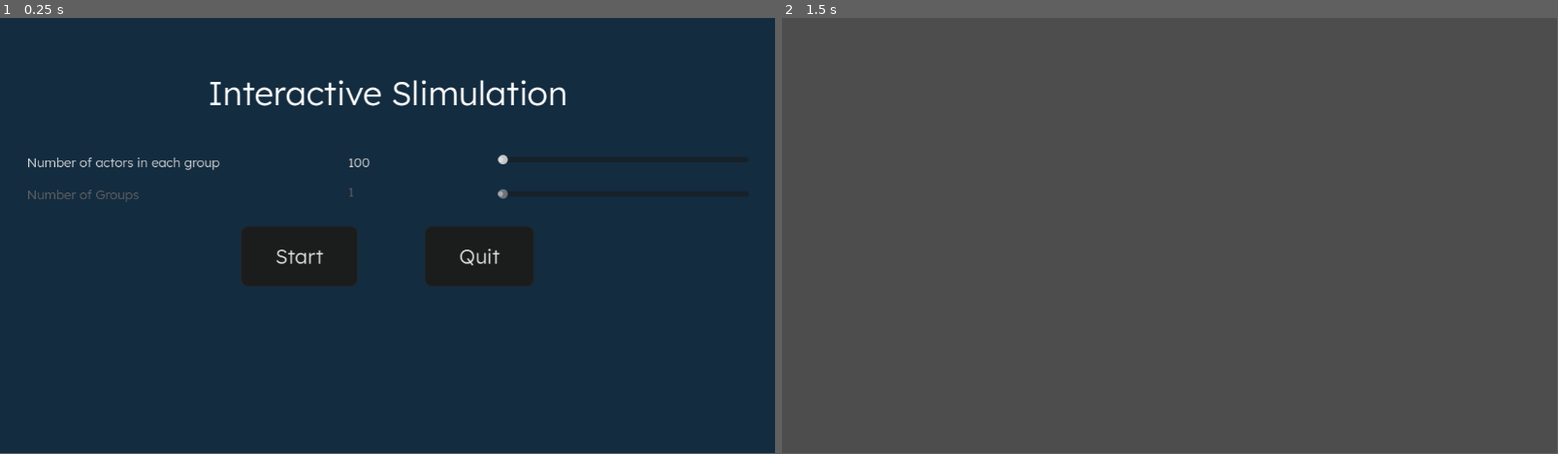
Above: before the commit, frames 1-2 (left to right).
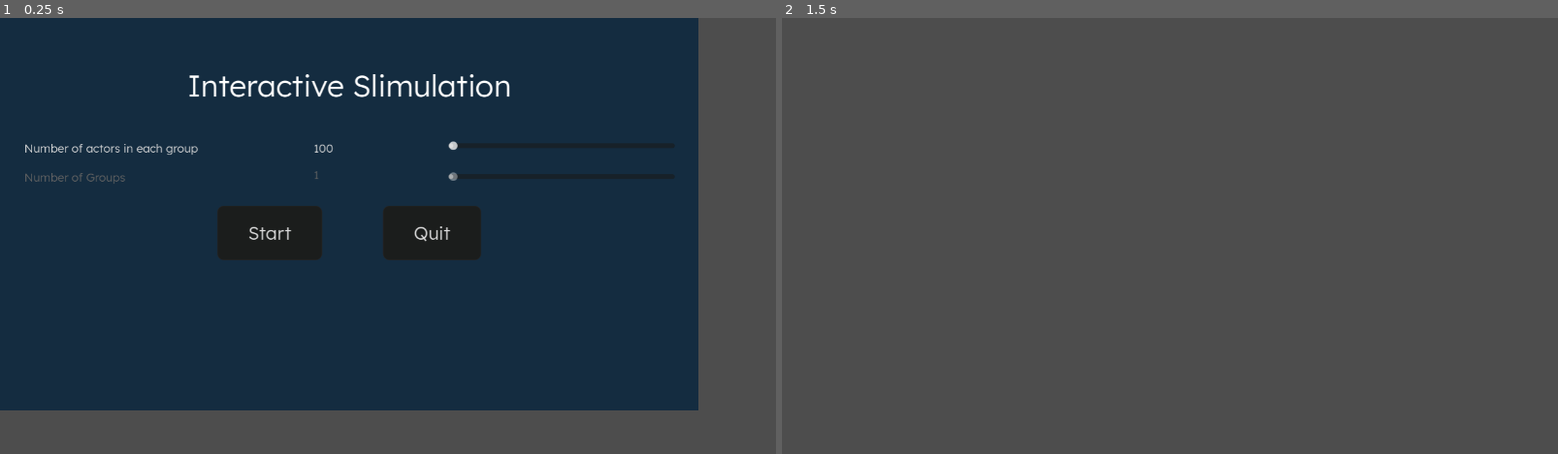
Above: after the commit, the same moments.

Repository: jsgngie/Physarum-Simulation
Game: Godot game, scene res://root.tscn
Two runs of this game, one before a commit and one after it. Both use one fixed random seed, a clock stepped at 60 frames per second and the inputs below.
Inputs:
- Up to frame 1 (0.25 s): no input
- Up to frame 2 (1.5 s): click "Start" at 0.5 s; tap Enter at 1.25 s
In our replay, the window is 799x449 before the commit and 800x450 after it. These sizes can differ from the game's own. Grey fills any space a smaller window leaves; there, only what the larger window draws over its background counts as a difference.

The runs differ from the first frame. In frame 1, 26% of the frame differs, in the area x 0-100%, y 0-100%; in frame 2, only the window size differs.

Commit message:
initial compute shader

Diff:
--- a/limakunst/project.godot
+++ b/limakunst/project.godot
@@ -13,6 +13,7 @@
 config/name="LimaKunst"
 run/main_scene="res://root.tscn"
 config/features=PackedStringArray("4.3", "Mobile")
+run/max_fps=60
 config/icon="res://icon.svg"
 
 [autoload]
@@ -21,4 +22,6 @@
 
 [display]
 
+window/size/viewport_width=1280
+window/size/viewport_height=720
 window/size/resizable=false
--- /dev/null
+++ b/limakunst/slimeGPU.gd
@@ -0,0 +1,184 @@
+extends Node2D
+
+@export var width : int = 320
+@export var height : int = 180
+@export var actorSpeed = 0.8
+@export var numActors : int = 100
+@export var number_of_groups = 1
+@export var sensorDist : float = 6
+@export var sensorAngle : float = 0.7
+@export var turnSpeed = 0.3
+var img
+var texture
+var emptyData = []
+var viewPortData = []
+var data = []
+var actorsX = []
+var actorsY = []
+var actorsRot = []
+var tex
+var viewPortTex
+var viewPortImg
+var mat
+
+var rd : RenderingDevice
+var shader : RID
+var work_group_size : int = 64
+
+var actorsXBuffer : RID
+var actorsYBuffer : RID
+var actorsRotBuffer : RID
+var trailMapBuffer : RID
+var trailMapOutBuffer : RID
+
+var uniform_set : RID
+var pipeline : RID
+var bindings : Array = []
+var dispatchSize : int
+
+@export var radius = 10
+@export var simulate : bool
+
+# Called when the node enters the scene tree for the first time.
+func _ready() -> void:
+	#numActors = Global.number_of_actors_in_groups
+	dispatchSize = ceili(float(numActors) / float(work_group_size))
+	mat = $SubViewportContainer/SubViewport/TextureRect.material
+	img = Image.create_empty(width, height, false, Image.FORMAT_RF)
+	tex = ImageTexture.create_from_image(img)
+	for i in range(numActors):
+		var rot = randf_range(0.0, 2.0*PI)
+		randomize()
+		var idX = randi_range(0, 1)
+		randomize()
+		var idY = randi_range(0, 1)
+		randomize()
+
+
+		var pos = Vector2(randf_range(width/2 - radius, width/2 + radius), randf_range(height/2 - radius, height/2 + radius))
+		actorsX.append(pos.x)
+		actorsY.append(pos.y)
+		actorsRot.append(rot)
+
+	# Create a local rendering device.
+	rd = RenderingServer.create_local_rendering_device()
+
+	# Load GLSL shader
+	var shader_file := load("res://slimulation_compute.glsl")
+	var shader_spirv: RDShaderSPIRV = shader_file.get_spirv()
+	shader = rd.shader_create_from_spirv(shader_spirv)
+
+	# Particle position and rotation buffers
+	var actorsXBuffer_bytes := PackedFloat32Array(actorsX).to_byte_array()
+	var actorsYBuffer_bytes := PackedFloat32Array(actorsY).to_byte_array()
+	var actorsRotBuffer_bytes := PackedFloat32Array(actorsRot).to_byte_array()
+	actorsXBuffer = rd.storage_buffer_create(actorsXBuffer_bytes.size(), actorsXBuffer_bytes)
+	actorsYBuffer = rd.storage_buffer_create(actorsYBuffer_bytes.size(), actorsYBuffer_bytes)
+	actorsRotBuffer = rd.storage_buffer_create(actorsRotBuffer_bytes.size(), actorsRotBuffer_bytes)
+
+	var actorsXUniform := RDUniform.new()
+	var actorsYUniform := RDUniform.new()
+	var actorsRotUniform := RDUniform.new()
+
+	actorsXUniform.uniform_type = RenderingDevice.UNIFORM_TYPE_STORAGE_BUFFER
+	actorsXUniform.binding = 0
+	actorsXUniform.add_id(actorsXBuffer)
+
+	actorsYUniform.uniform_type = RenderingDevice.UNIFORM_TYPE_STORAGE_BUFFER
+	actorsYUniform.binding = 1
+	actorsYUniform.add_id(actorsYBuffer)
+
+	actorsRotUniform.uniform_type = RenderingDevice.UNIFORM_TYPE_STORAGE_BUFFER
+	actorsRotUniform.binding = 2
+	actorsRotUniform.add_id(actorsRotBuffer)
+
+	# Parameter buffer
+	var params : PackedByteArray = PackedFloat32Array(
+		[width, height, numActors, sensorAngle, sensorDist, actorSpeed, turnSpeed]
+	).to_byte_array()
+	var paramsBuffer = rd.storage_buffer_create(params.size(), params)
+	var paramsUniform := RDUniform.new()
+	paramsUniform.uniform_type = RenderingDevice.UNIFORM_TYPE_STORAGE_BUFFER
+	paramsUniform.binding = 3
+	paramsUniform.add_id(paramsBuffer)
+
+	# Agent map buffer
+	var fmt := RDTextureFormat.new()
+	fmt.width = width
+	fmt.height = height
+	fmt.format = RenderingDevice.DATA_FORMAT_R32_SFLOAT
+	fmt.usage_bits = RenderingDevice.TEXTURE_USAGE_CAN_UPDATE_BIT | RenderingDevice.TEXTURE_USAGE_STORAGE_BIT | RenderingDevice.TEXTURE_USAGE_CAN_COPY_FROM_BIT
+	var view := RDTextureView.new()
+	trailMapBuffer = rd.texture_create(fmt, view, [img.get_data()])
+	var trailMapUniform := RDUniform.new()
+	trailMapUniform.uniform_type = RenderingDevice.UNIFORM_TYPE_IMAGE
+	trailMapUniform.binding = 4
+	trailMapUniform.add_id(trailMapBuffer)
+
+	# Agent map output buffer
+	trailMapOutBuffer = rd.texture_create(fmt, view, [img.get_data()])
+	var trailMapOutUniform := RDUniform.new()
+	trailMapOutUniform.uniform_type = RenderingDevice.UNIFORM_TYPE_IMAGE
+	trailMapOutUniform.binding = 5
+	trailMapOutUniform.add_id(trailMapOutBuffer)
+
+	bindings = [actorsXUniform, actorsYUniform, actorsRotUniform, paramsUniform, trailMapUniform, trailMapOutUniform]
+	uniform_set = rd.uniform_set_create(bindings, shader, 0)
+# Called every frame. 'delta' is the elapsed time since the previous frame.
+func _process(delta: float) -> void:
+	viewPortTex = $SubViewportContainer/SubViewport.get_texture()
+	viewPortImg = viewPortTex.get_image()
+	viewPortImg.resize(width, height, 0)
+	viewPortImg.convert(Image.FORMAT_RF)
+
+	_process_compute()
+	var trailMapData := rd.texture_get_data(trailMapOutBuffer, 0)
+	img = Image.create_from_data(width, height, false, Image.FORMAT_RF, trailMapData)
+	_updateBuffers()
+
+	tex.update(img)
+	mat.set_shader_parameter("dataTex", tex)
+
+	#$SubViewportContainer/SubViewport/TextureRect.texture = tex
+func _process_compute():
+	pipeline = rd.compute_pipeline_create(shader)
+	var compute_list := rd.compute_list_begin()
+	rd.compute_list_bind_compute_pipeline(compute_list, pipeline)
+	rd.compute_list_bind_uniform_set(compute_list, uniform_set, 0)
+	rd.compute_list_dispatch(compute_list, dispatchSize, 1, 1)
+	rd.compute_list_end()
+	rd.submit()
+	rd.sync()
+func _updateBuffers():
+	var params : PackedByteArray = PackedFloat32Array(
+		[float(width), float(height), float(numActors), sensorAngle, sensorDist, actorSpeed, turnSpeed]
+	).to_byte_array()
+	var paramsBuffer = rd.storage_buffer_create(params.size(), params)
+	var paramsUniform := RDUniform.new()
+	paramsUniform.uniform_type = RenderingDevice.UNIFORM_TYPE_STORAGE_BUFFER
+	paramsUniform.binding = 3
+	paramsUniform.add_id(paramsBuffer)
+
+	var fmt := RDTextureFormat.new()
+	fmt.width = width
+	fmt.height = height
+	fmt.format = RenderingDevice.DATA_FORMAT_R32_SFLOAT
+	fmt.usage_bits = RenderingDevice.TEXTURE_USAGE_CAN_UPDATE_BIT | RenderingDevice.TEXTURE_USAGE_STORAGE_BIT | RenderingDevice.TEXTURE_USAGE_CAN_COPY_FROM_BIT
+	var view := RDTextureView.new()
+	trailMapBuffer = rd.texture_create(fmt, view, [viewPortImg.get_data()])
+	var trailMapUniform := RDUniform.new()
+	trailMapUniform.uniform_type = RenderingDevice.UNIFORM_TYPE_IMAGE
+	trailMapUniform.binding = 4
+	trailMapUniform.add_id(trailMapBuffer)
+
+	var tempImg := Image.create_empty(width, height, false, Image.FORMAT_RF)
+	trailMapOutBuffer = rd.texture_create(fmt, view, [tempImg.get_data()])
+	var trailMapOutUniform := RDUniform.new()
+	trailMapOutUniform.uniform_type = RenderingDevice.UNIFORM_TYPE_IMAGE
+	trailMapOutUniform.binding = 5
+	trailMapOutUniform.add_id(trailMapOutBuffer)
+
+	bindings[3] = paramsUniform
+	bindings[4] = trailMapUniform
+	bindings[5] = trailMapOutUniform
+	uniform_set = rd.uniform_set_create(bindings, shader, 0)
--- /dev/null
+++ b/limakunst/slimulationGPU.tscn
@@ -0,0 +1,49 @@
+[gd_scene load_steps=7 format=3 uid="uid://dhy7rf5ncnwbr"]
+
+[ext_resource type="Script" path="res://slimeGPU.gd" id="1_8ughu"]
+[ext_resource type="Shader" path="res://SlimeTest.gdshader" id="2_umkpx"]
+
+[sub_resource type="Gradient" id="Gradient_3f2qx"]
+colors = PackedColorArray(0, 0, 0, 1, 0, 0, 0, 1)
+
+[sub_resource type="GradientTexture2D" id="GradientTexture2D_yb5a2"]
+gradient = SubResource("Gradient_3f2qx")
+
+[sub_resource type="ShaderMaterial" id="ShaderMaterial_fqtlp"]
+shader = ExtResource("2_umkpx")
+shader_parameter/darkColor = Color(0, 0, 0, 1)
+shader_parameter/lightColor = Color(1.82897e-06, 0.736734, 0.586352, 1)
+shader_parameter/dissapation = 0.005
+shader_parameter/dataTex = SubResource("GradientTexture2D_yb5a2")
+
+[sub_resource type="PlaceholderTexture2D" id="PlaceholderTexture2D_hwcev"]
+
+[node name="Slimulation" type="Node2D"]
+script = ExtResource("1_8ughu")
+width = 1280
+height = 720
+numActors = 1000000
+radius = 2
+simulate = true
+
+[node name="SubViewportContainer" type="SubViewportContainer" parent="."]
+offset_right = 600.0
+offset_bottom = 600.0
+
+[node name="SubViewport" type="SubViewport" parent="SubViewportContainer"]
+handle_input_locally = false
+size = Vector2i(1280, 720)
+render_target_clear_mode = 1
+render_target_update_mode = 4
+
+[node name="TextureRect" type="TextureRect" parent="SubViewportContainer/SubViewport"]
+material = SubResource("ShaderMaterial_fqtlp")
+offset_right = 1280.0
+offset_bottom = 720.0
+texture = SubResource("PlaceholderTexture2D_hwcev")
+
+[node name="ColorRect" type="ColorRect" parent="SubViewportContainer/SubViewport"]
+visible = false
+offset_right = 1152.0
+offset_bottom = 648.0
+color = Color(0, 0, 0, 1)
Not shown, added: limakunst/export_presets.cfg
Not shown, added: limakunst/slimulation_compute.glsl
Not shown, added: limakunst/slimulation_compute.glsl.import
